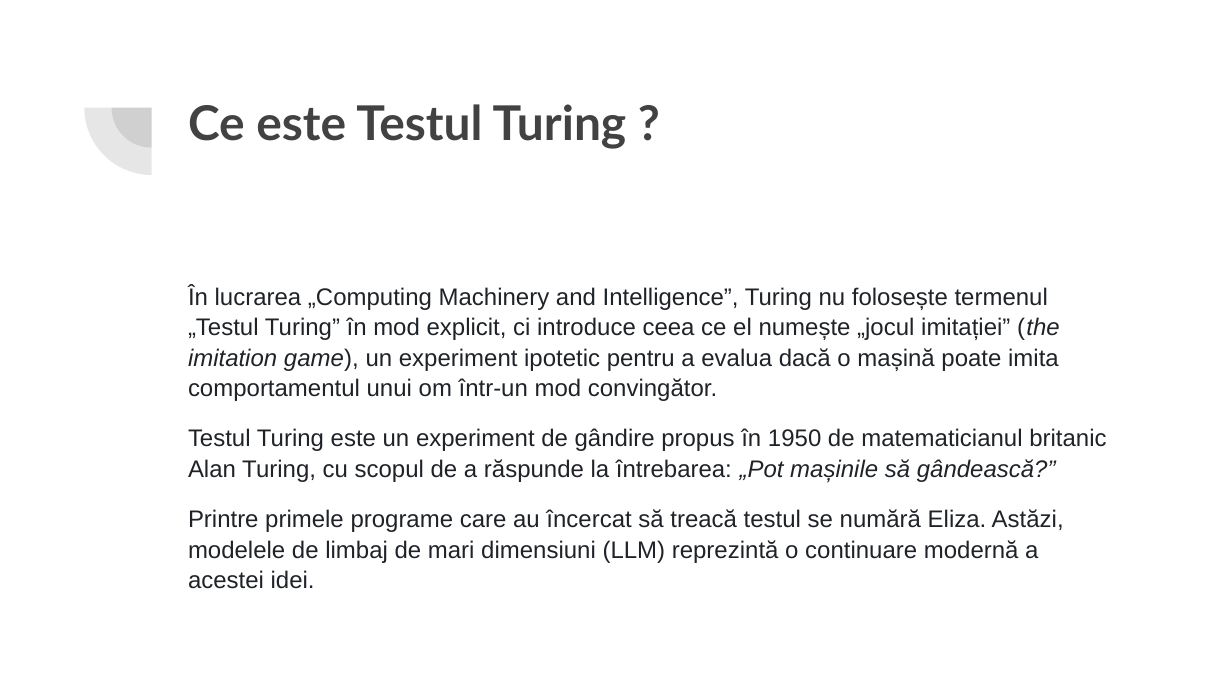
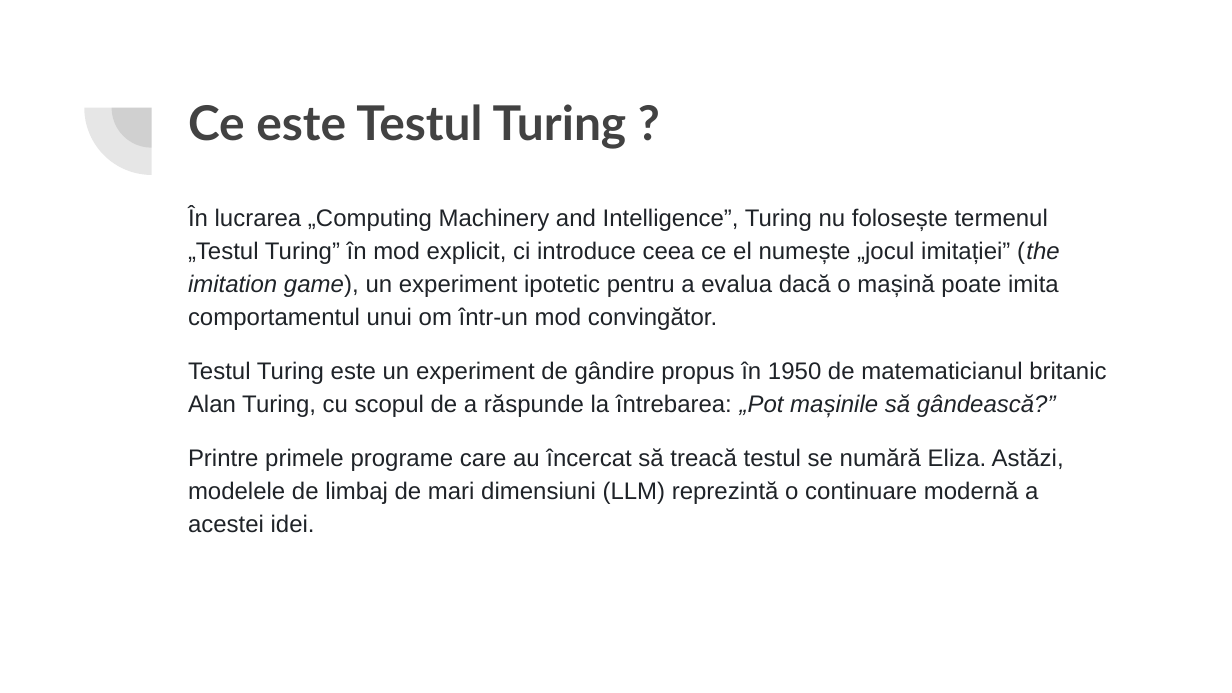
Before and after one commit to adavidoaiei/Prezentare-master, a slide deck: slide 4 of Turing.pptx. Drawn at 1232x693 pixels with LibreOffice and Linux fonts; fonts in the diff are those of the drawing. Boxes give left, top, right and bottom in pixels: in the first picture for what was removed or moved away, otherwise in the second. Text is boxed around its words. In the diff, an @@ line names an element or a change of style, - is before the commit and + after.

```diff
--- a/Turing.pptx
+++ b/Turing.pptx
@@ text "În lucrarea „Computing Machinery and ...": place and size @@
-text "În lucrarea „Computing Machinery and ..." at (188,286,1106,589)
+text "În lucrarea „Computing Machinery and ..." at (188,207,1106,533)
@@ text "În lucrarea „Computing Machinery and ..." at (188,207,1106,533): line spacing 1.05 to 1.15 @@
```
Also in this commit, not shown: 8 other slides changed, 1 slide added.
